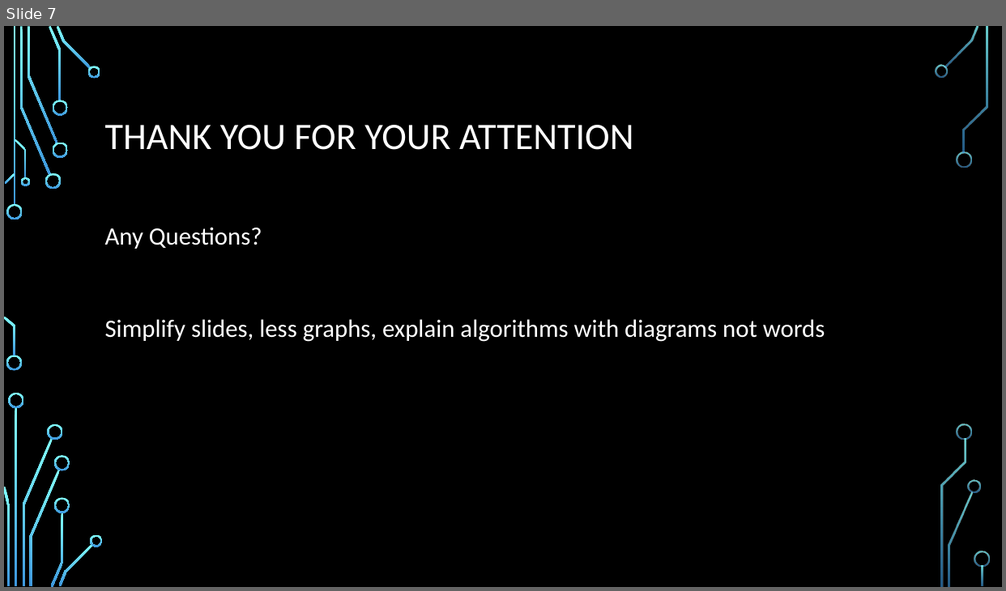
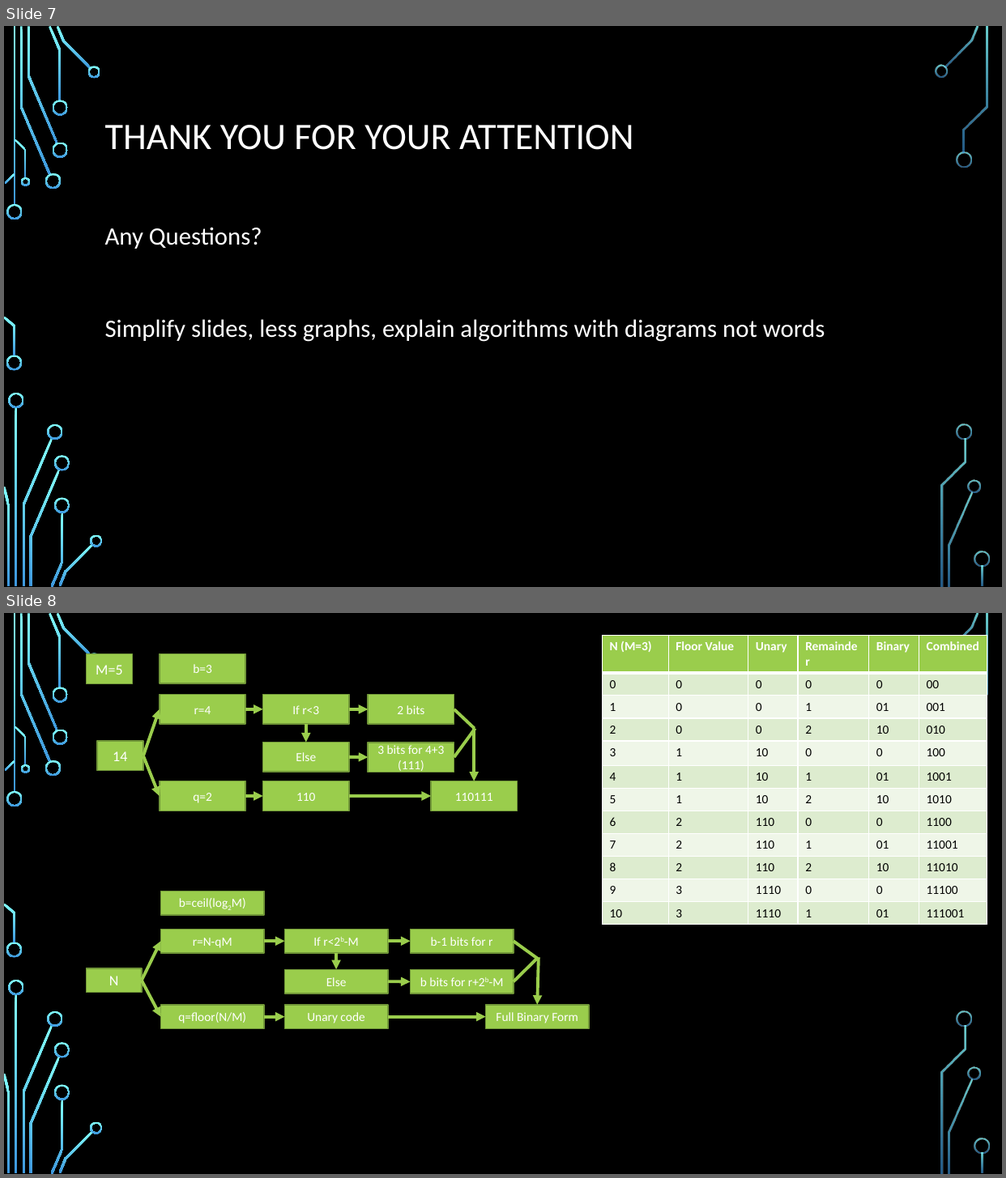
Before and after one commit to parth2480/data_compression, a slide deck: Parth viva presentation.pptx. Shown one above the other, each under a label of ours: slide 7 before the commit, slides 7 and 8 after it. The pictures are 1006x591 and 1006x1178 pixels, drawn with LibreOffice and Linux fonts; fonts in the diff are those of the drawing; background and template pictures are left out. Boxes give left, top, right and bottom in pixels: in the first picture for what was removed or moved away, otherwise in the second. Text is boxed around its words. In the diff, an @@ line names an element or a change of style, - is before the commit and + after.

```diff
--- a/Parth viva presentation.pptx
+++ b/Parth viva presentation.pptx
@@ slide 8 added at <box>4,613,1002,1174</box>, background picture (left out); not listed: 36 template elements that a slide beside it also shows @@
@@ table added at <box>602,635,987,921</box>, 12 rows, 6 columns @@
+N (M=3) | Floor Value | Unary | Remainder | Binary | Combined
+0 | 0 | 0 | 0 | 0 | 00
+1 | 0 | 0 | 1 | 01 | 001
+2 | 0 | 0 | 2 | 10 | 010
+3 | 1 | 10 | 0 | 0 | 100
+4 | 1 | 10 | 1 | 01 | 1001
+5 | 1 | 10 | 2 | 10 | 1010
+6 | 2 | 110 | 0 | 0 | 1100
+7 | 2 | 110 | 1 | 01 | 11001
+8 | 2 | 110 | 2 | 10 | 11010
+9 | 3 | 1110 | 0 | 0 | 11100
+10 | 3 | 1110 | 1 | 01 | 111001
@@ group added at <box>87,654,517,811</box>: 11 rectangles, 9 arrows, 2 lines @@
+14
+q=2
+r=4
+If r<3
+110
+b=3
+Else
+2 bits
+3 bits for 4+3 (111)
+110111
+M=5
@@ group added at <box>87,892,590,1029</box>: 10 rectangles, 9 arrows, 2 lines @@
+N
+q=floor(N/M)
+r=N-qM
+If r<2b-M
+Unary code
+b=ceil(log2M)
+Else
+b-1 bits for r
+b bits for r+2b-M
+Full Binary Form
```
Also in this commit, not shown: 1 slide changed, 1 other slide added, 1 slide removed.
